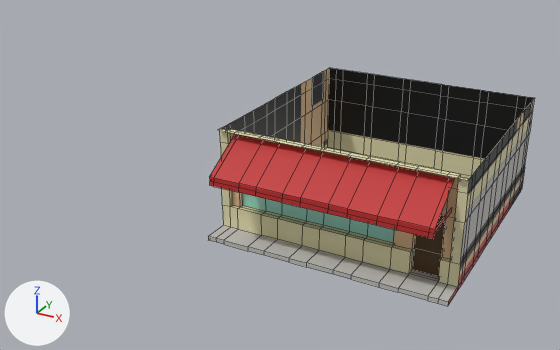
The FBX model Cutscene/Buildings/Models/building middle store.fbx: old version first, new version second.
Camera for both pictures: a 50 mm camera at (11.32, -15.71, 8.14) aimed at (3.0, -0.59, 0.58). Arrows for +X, +Y and +Z are at lower left; the lights stay in place. Mesh edges are drawn as thin lines. Where no turn or scale is listed for an object, it has been applied to the vertices.

Before the edit, the objects in view are built like this:
```python
me_cube_002 = bpy.data.meshes.new('Cube.002')
me_cube_002.from_pydata(...)  # 448 vertices, 377 faces; spans x -2.7..2.7, y -3.6..2.7, z 0.0..2.4
me_cube_002.materials.append(mat_material)  # picture img_building_middle_store_png
ob_building_middle_store = bpy.data.objects.new('Building Middle Store', me_cube_002)
ob_building_middle_store.location = (5.4, 0.0, 0.0)
```
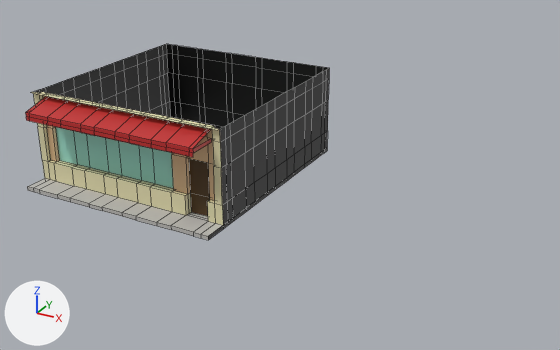
Commit message: Building Assets

Location of each change, [x1, y1, x2, y2] in pixels of the pictures (560 x 350 px; the box of a moved part takes in the faces that stretch with it):
'Building Middle Store', reshaped, surface changed, moved (brown to black, 7% narrower, 18% shorter)
    before: [208, 68, 534, 306]
    after: [25, 44, 329, 240]
part 1 of me_cube_002, moved or reshaped
    before: [210, 134, 455, 239]
    after: [25, 97, 211, 157]
part 2 of me_cube_002, moved or reshaped
    before: [434, 208, 452, 234]
    after: [193, 139, 211, 153]
part 3 of me_cube_002, surface changed (brown to black)
    before: [221, 68, 534, 305]
    after: [34, 44, 329, 240]

The edits, one by one:
me_cube_002 is used by ob_building_middle_store; location (5.4, 0.0, 0.0).
me_cube_002 had 448 vertices, 377 faces and spanned x -2.7..2.7, y -3.6..2.7, z 0.0..2.4.
me_cube_002 now has 448 vertices, 377 faces and spans x -2.7..2.7, y -3.3..2.7, z 0.0..2.4.
me_cube_002 part 1: all 36 vertices in x -2.4..2.4, y -3.6, z 1.5..1.7 are scaled about their middle by (1, 0.7, 1), then moved by (0.0, 0.15, 0.4).
me_cube_002 part 2: all 2 vertices in x 2.4, y -2.6, z 1.6..1.7 are scaled about their middle by (1, 0.7, 1), then moved by (0.0, 0.15, 0.4).
me_cube_002 part 3: texture (UV) coordinates of 197 of 377 faces, centred in x -2.7..2.7, y -3.0..2.7, z 0.05..2.25, changed; they spanned u 0.15..0.82, v 0.0..0.56 and now span u 0.7..0.98, v 0.12..0.35.
Object 'Building Middle Store' (ob_building_middle_store) moves from (5.4, 0.0, 0.0) to (0.0, 0.0, 0.0).
